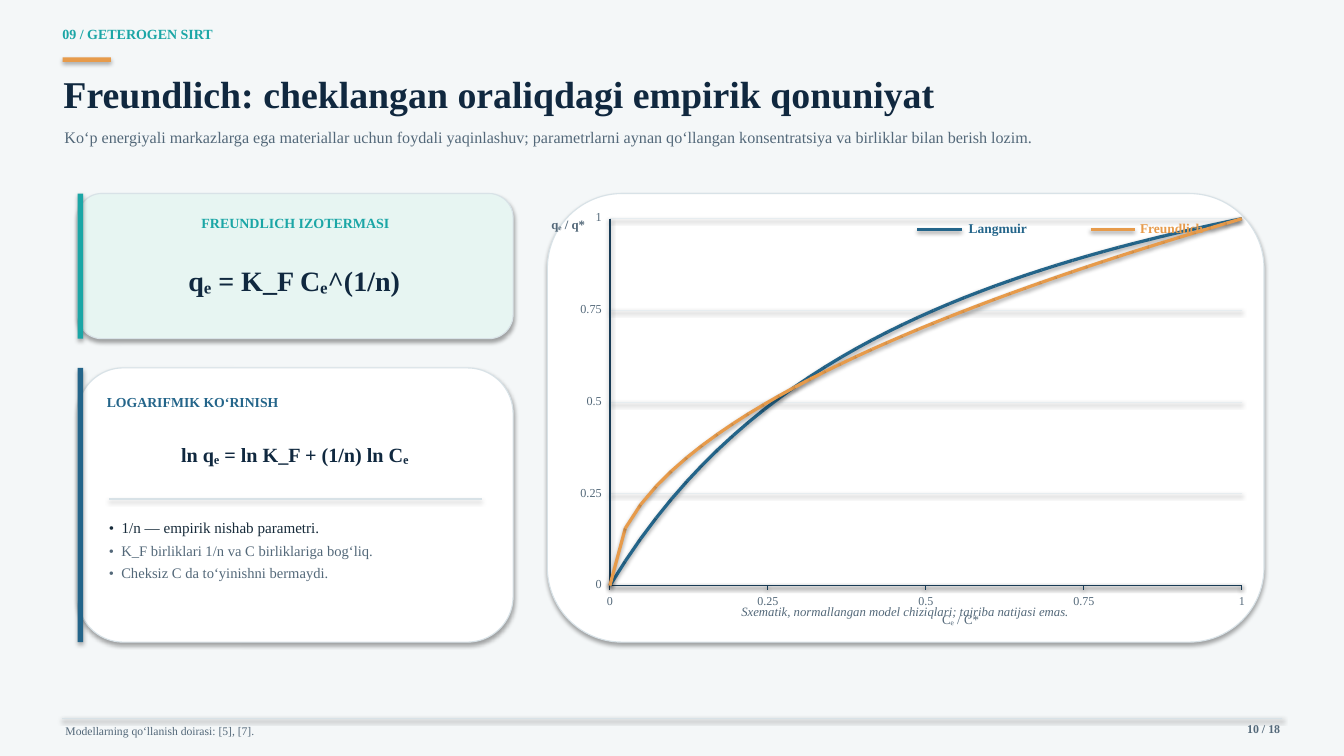
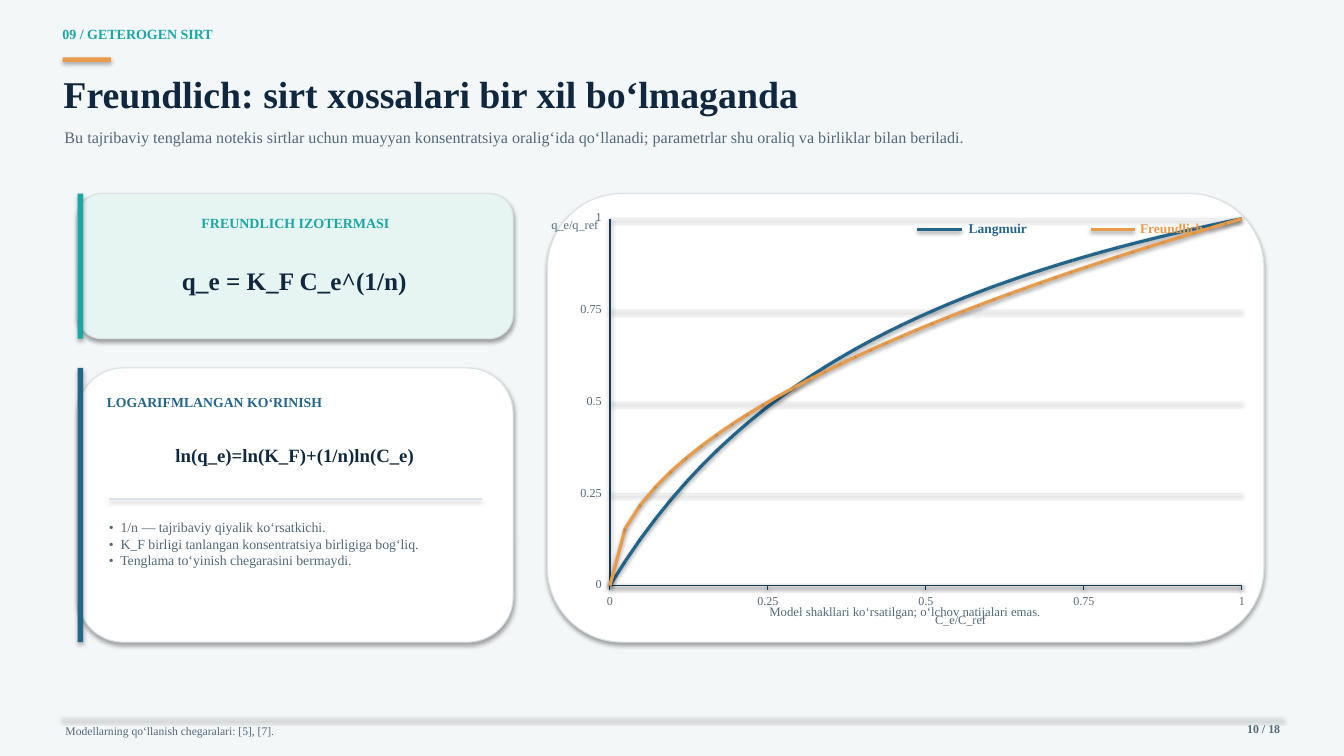
Before and after one commit to jabborovd18-collab/taqdimot-fayllari, a slide deck: slide 10 of sirt_hodisalari_adsorbsiya_ilmi.pptx. Drawn at 1344x756 pixels with LibreOffice and Linux fonts; fonts in the diff are those of the drawing. Boxes give left, top, right and bottom in pixels: in the first picture for what was removed or moved away, otherwise in the second. Text is boxed around its words. In the diff, an @@ line names an element or a change of style, - is before the commit and + after.

Commit message:
Polish Uzbek wording and formula clarity in adsorption deck

```diff
--- a/sirt_hodisalari_adsorbsiya_ilmi.pptx
+++ b/sirt_hodisalari_adsorbsiya_ilmi.pptx
@@ text at [63,81,798,116]: text changed @@
-Freundlich: cheklangan oraliqdagi empirik qonuniyat
+Freundlich: sirt xossalari bir xil bo‘lmaganda
@@ text at [64,132,963,147]: text changed @@
-Ko‘p energiyali markazlarga ega materiallar uchun foydali yaqinlashuv; parametrlarni aynan qo‘llangan konsentratsiya va birliklar bilan berish lozim.
+Bu tajribaviy tenglama notekis sirtlar uchun muayyan konsentratsiya oralig‘ida qo‘llanadi; parametrlar shu oraliq va birliklar bilan beriladi.
@@ text at [551,220,598,232]: text changed; size 9.1 to 8.8 pt; bold off @@
-qₑ / q*
+q_e/q_ref
@@ text at [182,273,407,296]: text changed; size 20 to 18 pt @@
-qₑ = K_F Cₑ^(1/n)
+q_e = K_F C_e^(1/n)
@@ text at [107,398,322,407]: text changed @@
-LOGARIFMIK KO‘RINISH
+LOGARIFMLANGAN KO‘RINISH
@@ text at [175,449,413,466]: text changed; size 14.4 to 13.4 pt @@
-ln qₑ = ln K_F + (1/n) ln Cₑ
+ln(q_e)=ln(K_F)+(1/n)ln(C_e)
@@ text at [120,522,418,568]: text changed; size 10.4 to 9.9 pt @@
-• 1/n — empirik nishab parametri.
-• K_F birliklari 1/n va C birliklariga bog‘liq.
-• Cheksiz C da to‘yinishni bermaydi.
+• 1/n — tajribaviy qiyalik ko‘rsatkichi.
+• K_F birligi tanlangan konsentratsiya birligiga bog‘liq.
+• Tenglama to‘yinish chegarasini bermaydi.
@@ text at [769,607,1040,619]: text changed; italic off @@
-Sxematik, normallangan model chiziqlari; tajriba natijasi emas.
+Model shakllari ko‘rsatilgan; o‘lchov natijalari emas.
@@ text at [935,614,986,626]: text changed; size 9.2 to 8.8 pt @@
-Cₑ / C*
+C_e/C_ref
@@ text at [65,727,274,738]: text changed @@
-Modellarning qo‘llanish doirasi: [5], [7].
+Modellarning qo‘llanish chegaralari: [5], [7].
```
Also in this commit, not shown: 17 other slides changed.
